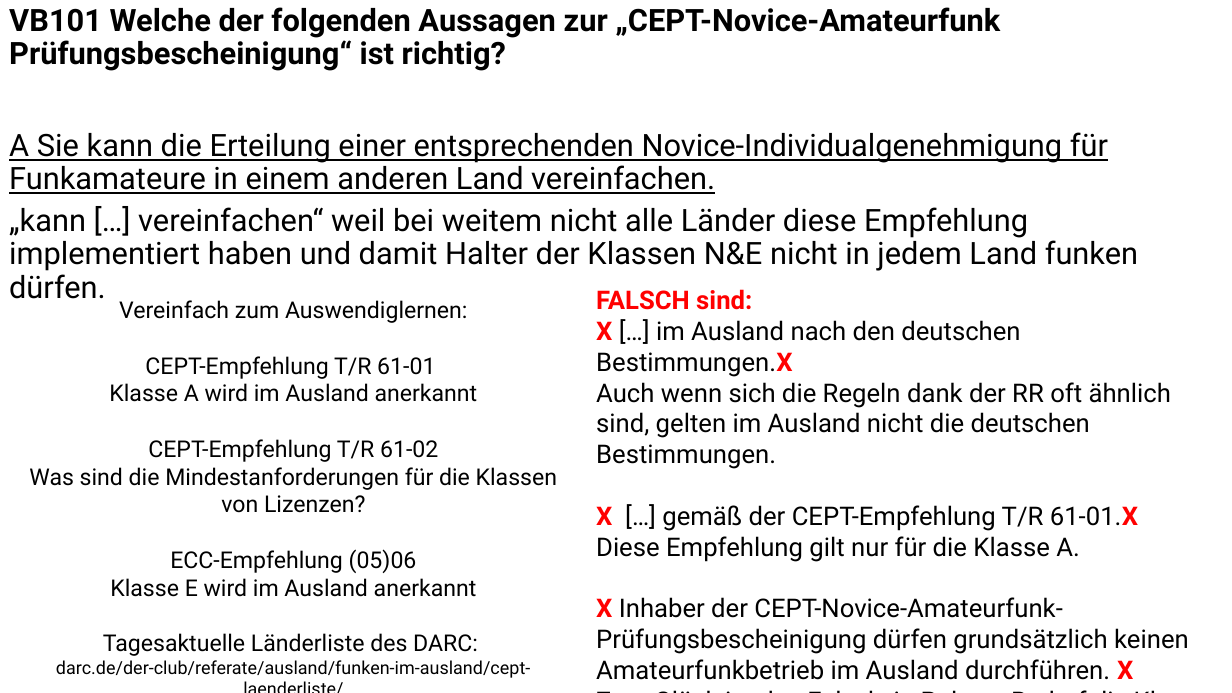
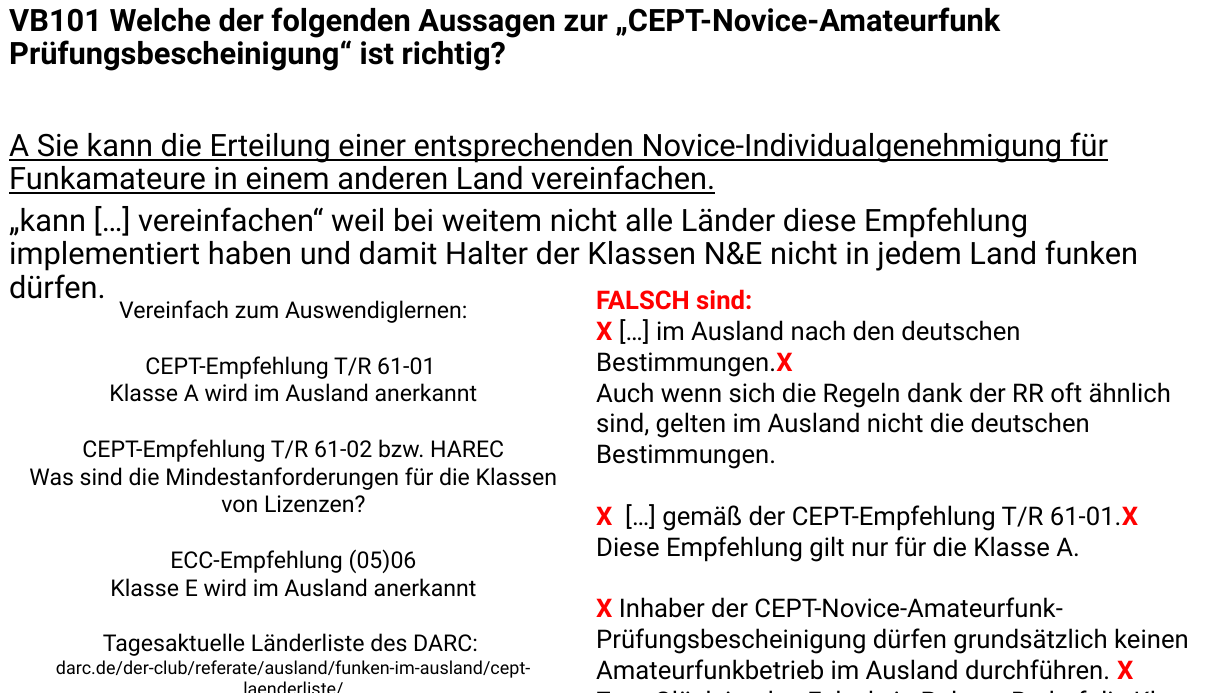
Before and after one commit to Nothinel/Lichtblicke_Amateurfunk, a slide deck: slide 21 of Kenntnisse_von_Vorschriften/Lichtblicke_Kenntnisse_von_Vorschriften.pptx. Drawn at 1232x693 pixels with LibreOffice and Linux fonts; fonts in the diff are those of the drawing. Boxes give left, top, right and bottom in pixels: in the first picture for what was removed or moved away, otherwise in the second. Text is boxed around its words. In the diff, an @@ line names an element or a change of style, - is before the commit and + after.

```diff
--- a/Kenntnisse_von_Vorschriften/Lichtblicke_Kenntnisse_von_Vorschriften.pptx
+++ b/Kenntnisse_von_Vorschriften/Lichtblicke_Kenntnisse_von_Vorschriften.pptx
@@ text at [82, 439, 504, 462]: text changed @@
-CEPT-Empfehlung T/R 61-02
+CEPT-Empfehlung T/R 61-02 bzw. HAREC
```
Also in this commit, not shown: 11 slides added, 2 other files.
